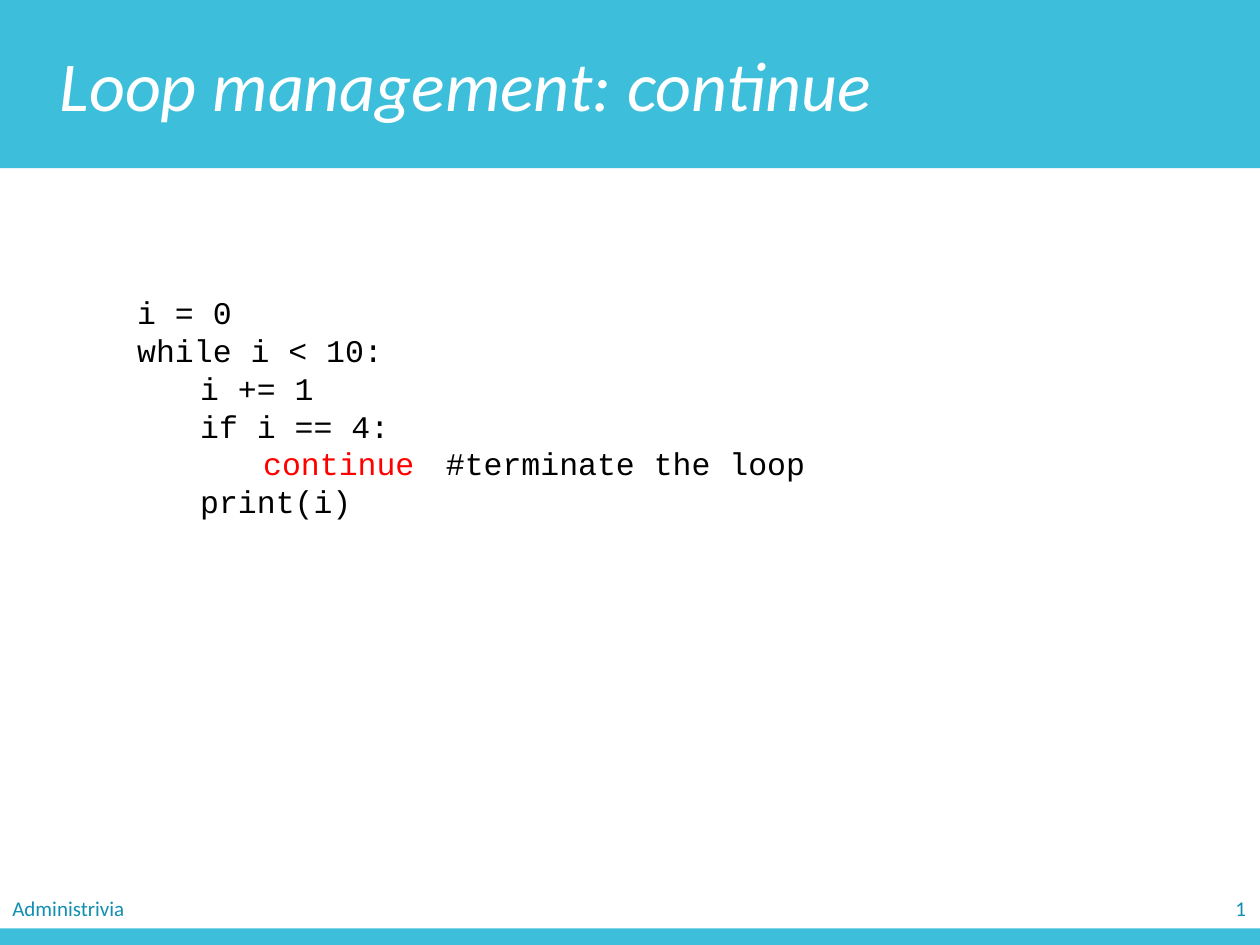
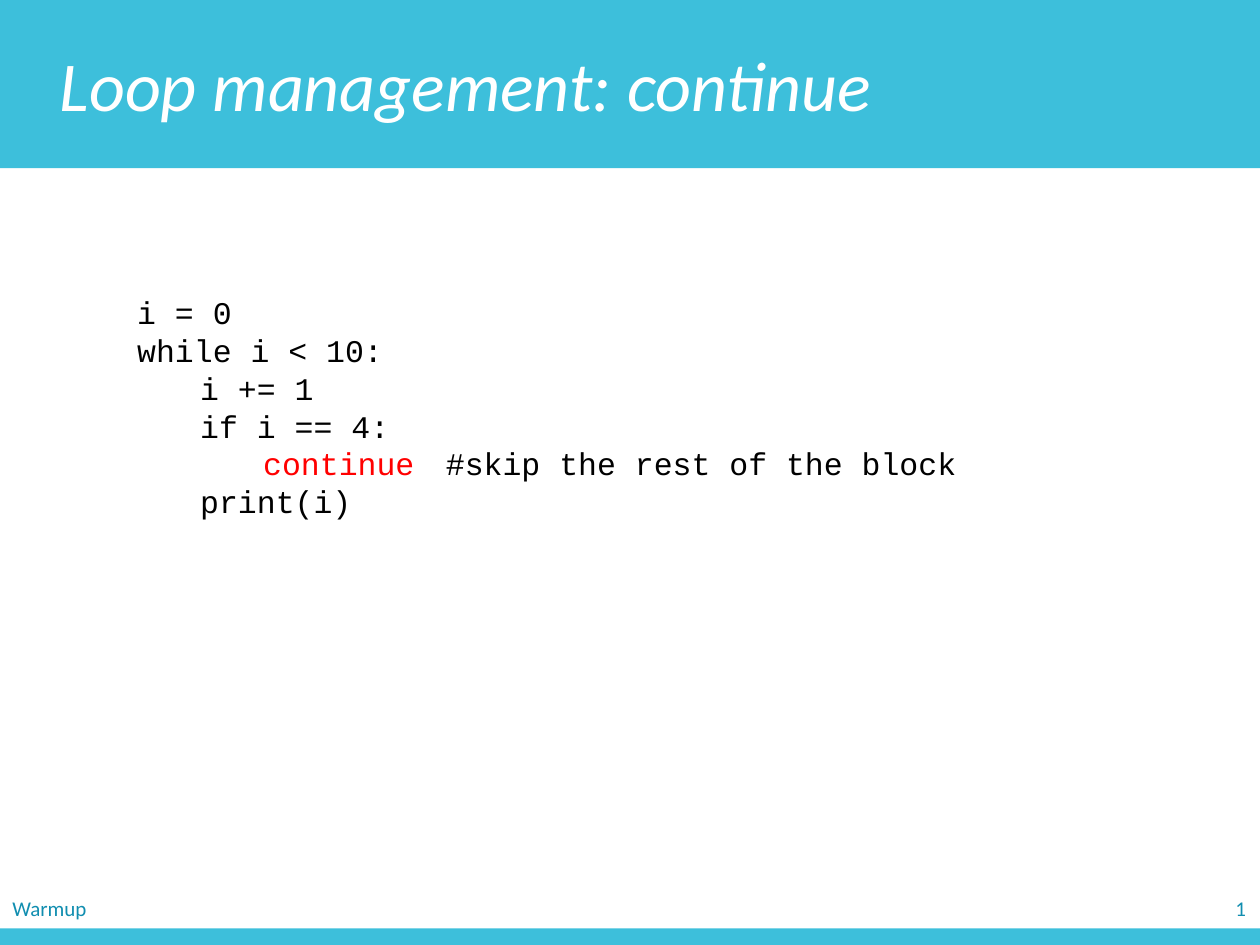
Before and after one commit to zichengliao/zuics101-fa17, a slide deck: slide 18 of lectures/lec10/lec10.pptx (slide 8 before the commit). Drawn at 1260x945 pixels with LibreOffice and Linux fonts; fonts in the diff are those of the drawing. Boxes give left, top, right and bottom in pixels: in the first picture for what was removed or moved away, otherwise in the second. Text is boxed around its words. In the diff, an @@ line names an element or a change of style, - is before the commit and + after.

```diff
--- a/lectures/lec10/lec10.pptx
+++ b/lectures/lec10/lec10.pptx
@@ text at (263, 453, 956, 482): text changed @@
-continue #terminate the loop
+continue #skip the rest of the block
@@ text removed at (12, 901, 124, 916) @@
-Administrivia
@@ text added at (12, 902, 86, 920), 12 pt, text #118EB0 @@
+Warmup
```
Also in this commit, not shown: 23 other slides changed, 12 slides added, 1 slide removed, 4 other files.
